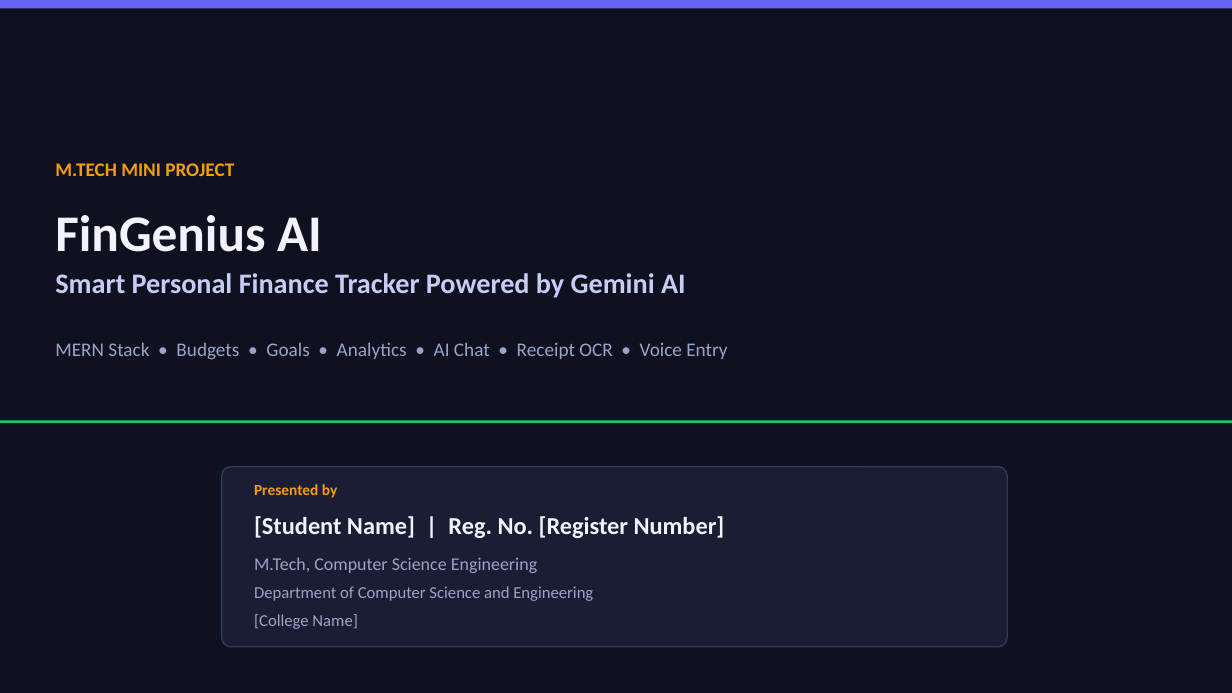
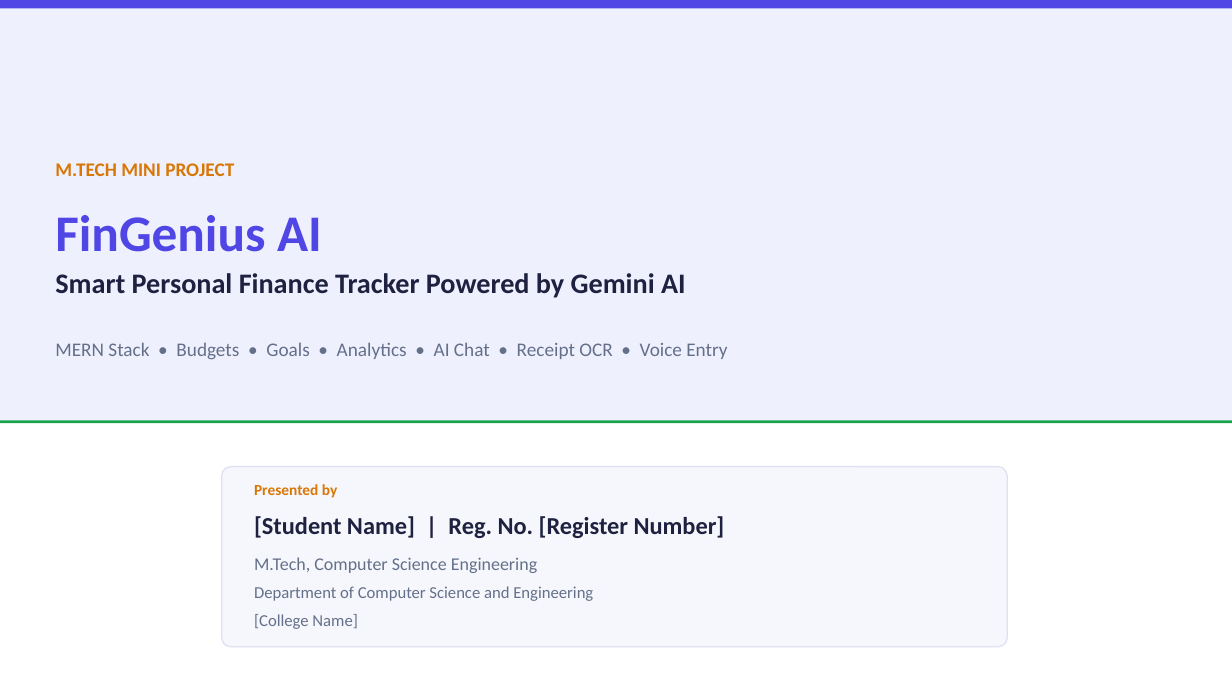
Before and after one commit to seshapriyan44/summa2, a slide deck: slide 1 of FinGenius_AI_Seminar_Presentation.pptx. Drawn at 1232x693 pixels with LibreOffice and Linux fonts; fonts in the diff are those of the drawing. Boxes give left, top, right and bottom in pixels: in the first picture for what was removed or moved away, otherwise in the second. Text is boxed around its words. In the diff, an @@ line names an element or a change of style, - is before the commit and + after.

Commit message:
Change PPT color scheme from dark to light theme
- Replaced the dark glassmorphism background (#0F1120) with a white
  background and light card panels (#F6F7FC / #ECEEFA)
- Kept the same FinGenius AI brand accent colors (indigo, green, amber)
  but adjusted them to slightly deeper shades for contrast on white
- Text colors switched to dark navy-charcoal on light background instead
  of light text on dark background
- Title slide now uses a soft indigo-tinted hero band instead of a solid
  dark hero block
- Footer strip lightened to match; page number and eyebrow labels stay
  in the accent colors for visual consistency
- Same 8-slide structure/format retained throughout - only the color
  scheme changed as requested

```diff
--- a/FinGenius_AI_Seminar_Presentation.pptx
+++ b/FinGenius_AI_Seminar_Presentation.pptx
@@ rectangle at <box>0,0,1232,8</box>: fill #6366F1 to #4F46E5 @@
@@ rectangle: place and size @@
-rectangle at <box>0,0,1232,693</box>
+rectangle at <box>0,0,1232,421</box>
@@ rectangle at <box>0,0,1232,421</box>: fill #0F1120 to #EEF0FD @@
@@ text "M.TECH MINI PROJECT" at <box>55,163,234,176</box>: text colour #F59E0B to #D97706 @@
@@ text "FinGenius AI" at <box>55,215,686,298</box>: text colour #F1F3FF to #4F46E5 in "FinGenius AI"; text colour #C7CCF5 to #1E2140 in "Smart Personal Finance Tracker Powered by Gemini ..." @@
@@ rectangle at <box>0,421,1232,423</box>: fill #22C55E to #16A34A @@
@@ rounded rectangle at <box>222,467,1007,647</box>: fill #1A1D33 to #F6F7FC; outline #353A5C 1 pt to #DDE1F2 1 pt @@
@@ text "Presented by" at <box>254,484,337,498</box>: text colour #F59E0B to #D97706 @@
@@ text "[Student Name] | Reg. No. ..." at <box>254,516,725,538</box>: text colour #F1F3FF to #1E2140 @@
@@ text colour #9CA3C7 to #64708A in 4 elements at <box>55,342,727,360</box>, <box>254,557,537,573</box>, <box>254,586,593,601</box>, <box>254,614,357,629</box> @@
```
Also in this commit, not shown: 7 other slides changed, 1 other file.
